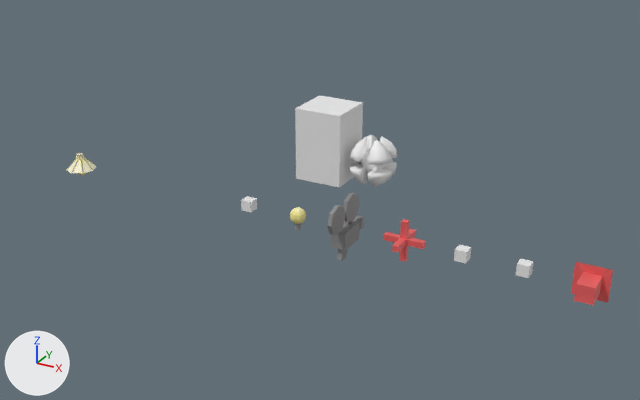
The Blender file etc/blend/Objects.blend: old version first, new version second.
The view is the same before and after, from a camera (50 mm lens) standing at (7.55, -13.53, 6.9) and looking at (0.23, -0.23, 0.25). Arrows for +X, +Y and +Z are at lower left; the lights stay in place. Objects named as collision shapes, trigger or cutter boxes, shadow casters or lower levels of detail are left out.

The first picture shows 'CameraHandler', 'Crate', 'Director', 'Light', 'Player', 'Point', 'Spotlight', 'StaticBrush'.
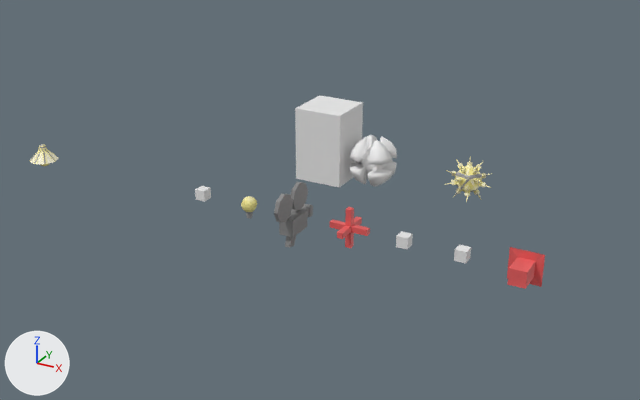
Location of each change, (x1, y1, x2, y2) in pixels of the pictures (640 x 400 px):
'CameraHandler', moved
    before: (327, 193, 364, 261)
    after: (274, 182, 313, 248)
'Director', moved
    before: (571, 262, 613, 305)
    after: (507, 247, 545, 289)
'Point', moved
    before: (383, 219, 426, 262)
    after: (330, 207, 370, 248)
'Sphere', added (beige)
    after: (444, 156, 491, 202)
'Spotlight', moved
    before: (66, 152, 96, 175)
    after: (29, 144, 59, 166)
'Light', moved
    before: (290, 207, 306, 230)
    after: (241, 196, 257, 219)
'StaticBrush', moved
    before: (241, 196, 257, 212)
    after: (195, 186, 211, 202)

The change, as a diff of the scene's bpy script:
```diff
--- a/etc/blend/Objects.blend.py
+++ b/etc/blend/Objects.blend.py
@@ me_sphere_003 @@
+me_sphere_003.from_pydata(...)  # 252 vertices, 260 faces; spans x -0.469..0.469, y -0.446..0.446, z -0.379..0.379
+me_sphere_003.materials.append(mat_icon_light_png)  # picture img_icon_light_png
@@ ob_spotlight @@
 ob_spotlight = bpy.data.objects.new('Spotlight', me_spotlight)
-ob_spotlight.location = (-4.5, -1.5, 0.5)
+ob_spotlight.location = (-5.5, -1.5, 0.5)
 ob_spotlight.rotation_euler = (1.571, 0.0, 0.0)  # degrees (90, 0, 0)
@@ ob_director @@
 ob_director = bpy.data.objects.new('Director', me_director)
-ob_director.location = (5.5, -1.5, 0.5)
+ob_director.location = (4.5, -1.5, 0.5)
@@ ob_point @@
 ob_point = bpy.data.objects.new('Point', me_point)
-ob_point.location = (2.5, -1.5, 0.5)
+ob_point.location = (1.5, -1.5, 0.5)
@@ ob_camerahandler @@
 ob_camerahandler = bpy.data.objects.new('CameraHandler', me_camerahandler)
-ob_camerahandler.location = (1.5, -1.5, 0.5)
+ob_camerahandler.location = (0.5, -1.5, 0.5)
@@ ob_light @@
 ob_light = bpy.data.objects.new('Light', me_light)
-ob_light.location = (0.5, -1.5, 0.5)
+ob_light.location = (-0.5, -1.5, 0.5)
@@ ob_staticbrush @@
 ob_staticbrush = bpy.data.objects.new('StaticBrush', me_staticbrush)
-ob_staticbrush.location = (-0.5, -1.5, 0.5)
+ob_staticbrush.location = (-1.5, -1.5, 0.5)
@@ ob_sphere @@
+ob_sphere = bpy.data.objects.new('Sphere', me_sphere_003)
+ob_sphere.location = (2.5, 1.5, 0.5)
```
